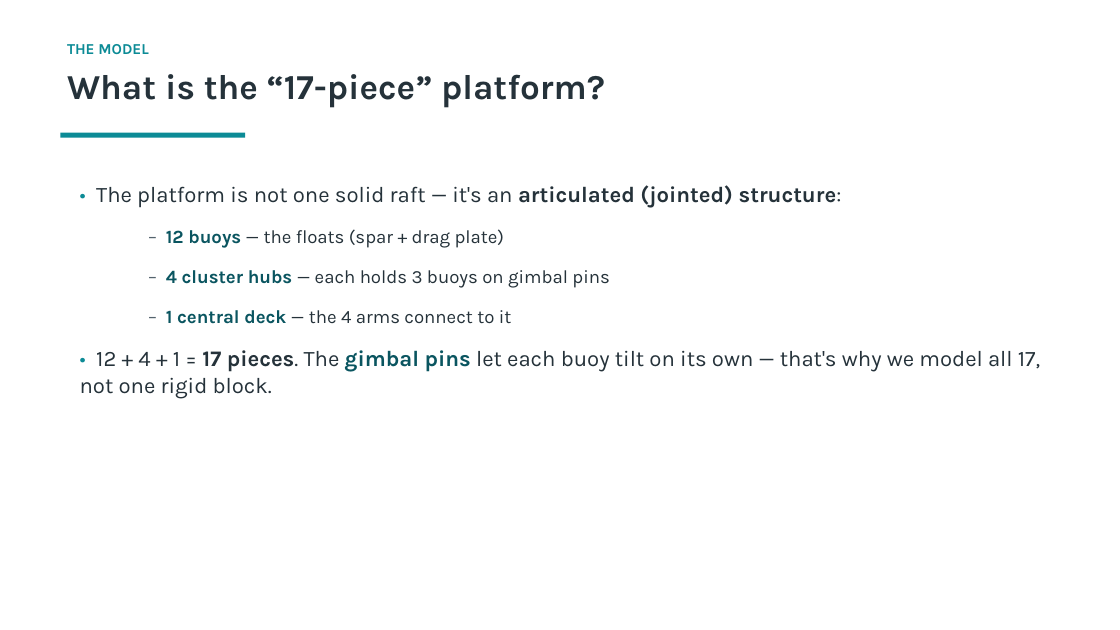
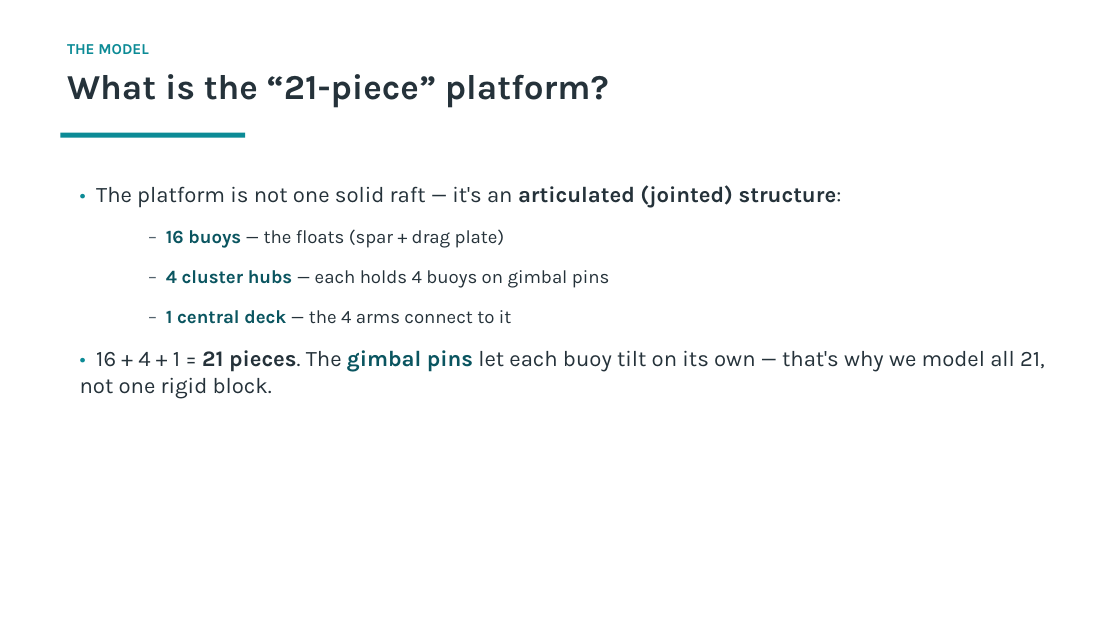
Before and after one commit to xabi80/HSP, a slide deck: slide 5 of studies/platform-12buoy/flume-wall-effect/Flume_wall_effect_explained.pptx. Drawn at 1120x630 pixels with LibreOffice and Linux fonts; fonts in the diff are those of the drawing. Boxes give left, top, right and bottom in pixels: in the first picture for what was removed or moved away, otherwise in the second. Text is boxed around its words. In the diff, an @@ line names an element or a change of style, - is before the commit and + after.

```diff
--- a/studies/platform-12buoy/flume-wall-effect/Flume_wall_effect_explained.pptx
+++ b/studies/platform-12buoy/flume-wall-effect/Flume_wall_effect_explained.pptx
@@ text at (67, 74, 609, 108): text changed @@
-What is the “17-piece” platform?
+What is the “21-piece” platform?
@@ text at (166, 229, 609, 288): text changed @@
-  – 12 buoys — the floats (spar + drag plate)
-  – 4 cluster hubs — each holds 3 buoys on gimbal pins
+  – 16 buoys — the floats (spar + drag plate)
+  – 4 cluster hubs — each holds 4 buoys on gimbal pins
@@ text at (80, 350, 1045, 399): text changed @@
-• 12 + 4 + 1 = 17 pieces. The gimbal pins let each buoy tilt on its own — that's why we model all 17, not one rigid block.
+• 16 + 4 + 1 = 21 pieces. The gimbal pins let each buoy tilt on its own — that's why we model all 21, not one rigid block.
```
Also in this commit, not shown: 8 other slides changed, 1 slide added, 1 slide removed, 23 other files.
